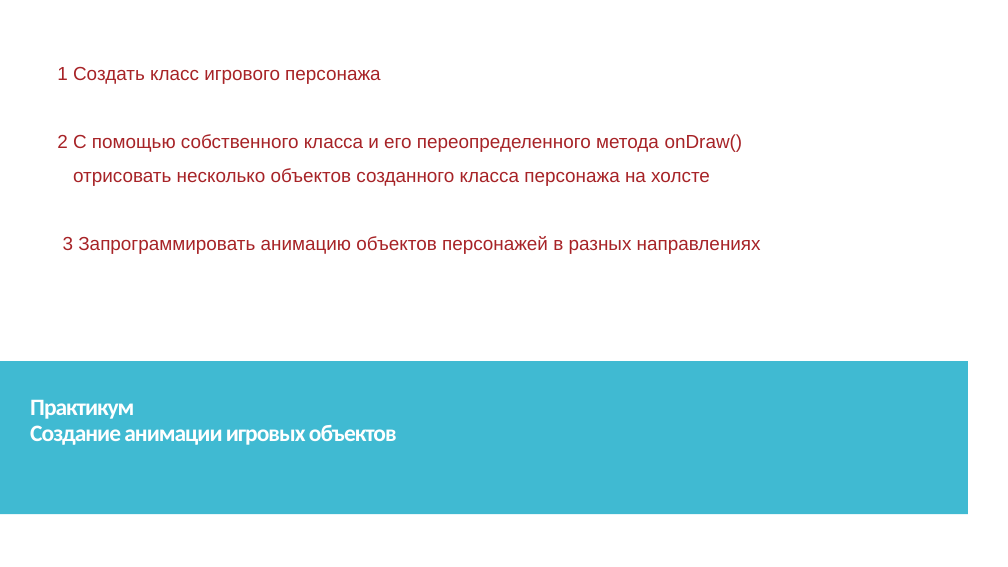
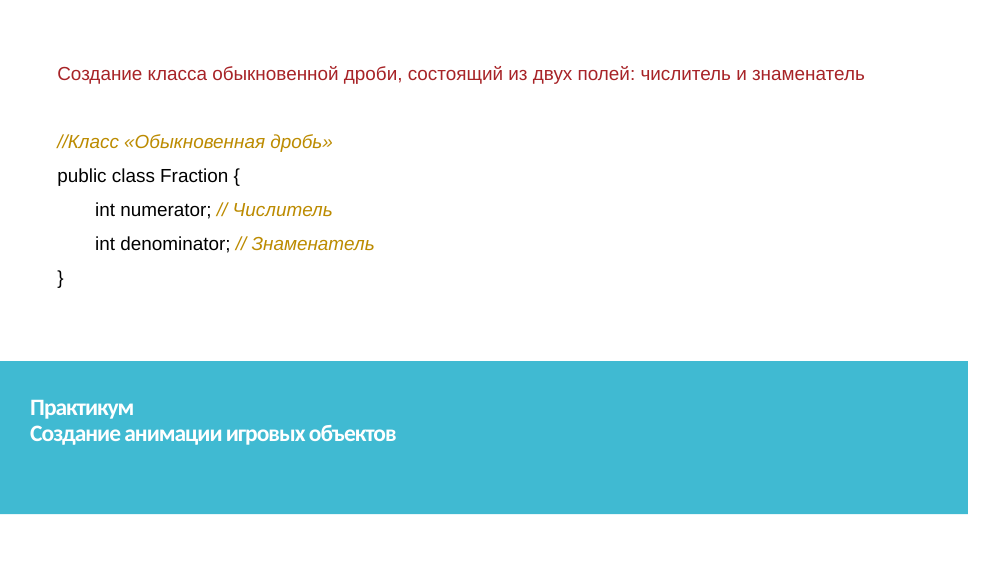
Before and after one commit to IriEfremova/LessonsCube, a slide deck: slide 22 of Samsung/Lesson10/OOP.pptx (slide 21 before the commit). Drawn at 1008x567 pixels with LibreOffice and Linux fonts; fonts in the diff are those of the drawing. Boxes give left, top, right and bottom in pixels: in the first picture for what was removed or moved away, otherwise in the second. Text is boxed around its words. In the diff, an @@ line names an element or a change of style, - is before the commit and + after.

```diff
--- a/Samsung/Lesson10/OOP.pptx
+++ b/Samsung/Lesson10/OOP.pptx
@@ text at (x1=57, y1=66, x2=865, y2=253): text changed @@
-1 Создать класс игрового персонажа
-2 С помощью собственного класса и его переопределенного метода onDraw()
-отрисовать несколько объектов созданного класса персонажа на холсте
-3 Запрограммировать анимацию объектов персонажей в разных направлениях
+Создание класса обыкновенной дроби, состоящий из двух полей: числитель и знаменатель
+//Класс «Обыкновенная дробь»
+public class Fraction {
+int numerator; // Числитель
+int denominator; // Знаменатель
+}
```
Also in this commit, not shown: 1 other slide changed, 1 slide added, 3 other files.
